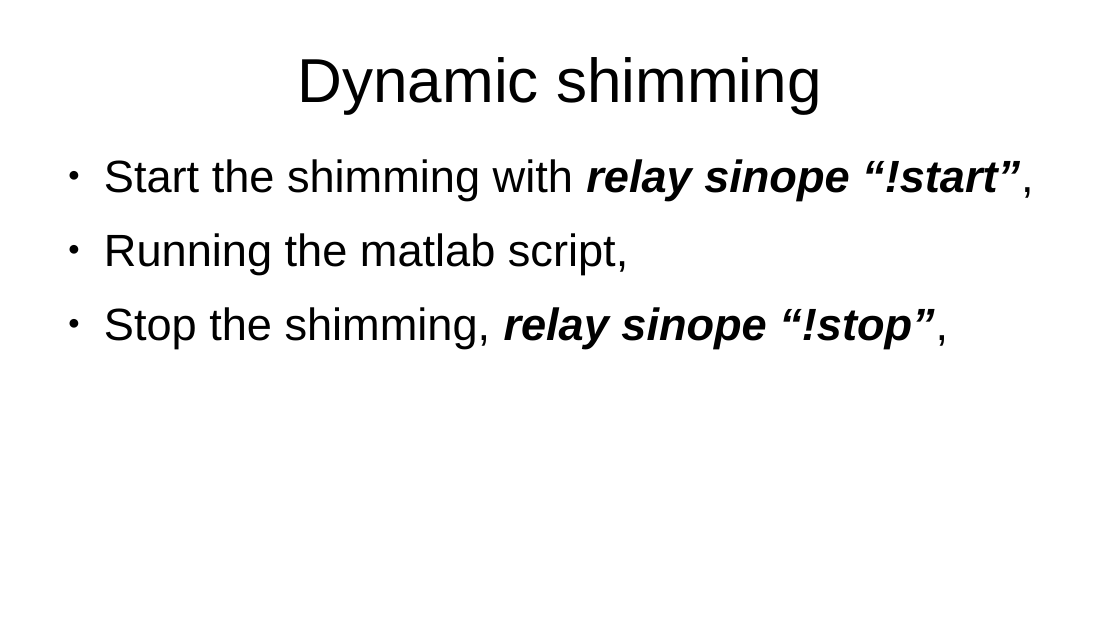
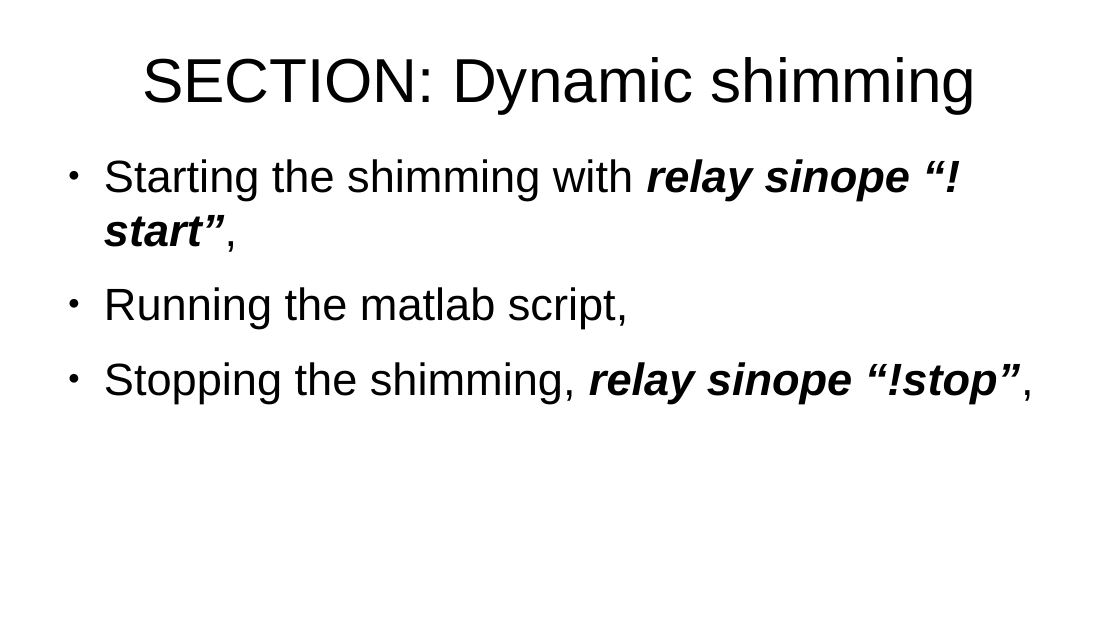
Before and after one commit to seventeenmagpie/skope-mrshim, a slide deck: slide 27 of shimmer/docs/user_guide_with_images.odp (slide 25 before the commit). Drawn at 1120x630 pixels with LibreOffice and Linux fonts; fonts in the diff are those of the drawing. Boxes give left, top, right and bottom in pixels: in the first picture for what was removed or moved away, otherwise in the second. Text is boxed around its words. In the diff, an @@ line names an element or a change of style, - is before the commit and + after.

Commit message:
Improved documentation:  - Made section starts more distinct (SECTION: ) and not like    instructions,  - Fixed typos, added hyperlinks,

```diff
--- a/shimmer/docs/user_guide_with_images.odp
+++ b/shimmer/docs/user_guide_with_images.odp
@@ title at box(142, 57, 977, 113): text changed @@
-Dynamic shimming
+SECTION: Dynamic shimming
@@ text at box(104, 159, 910, 252): text changed @@
-● Start the shimming with relay sinope “!start”,
+● Starting the shimming with relay sinope “!start”,
@@ text at box(104, 362, 1034, 403): text changed; bold off; italic off @@
-● Stop the shimming, relay sinope “!stop”,
+● Stopping the shimming, relay sinope “!stop”,
```
Also in this commit, not shown: 32 other slides changed, 3 slides added, 1 slide removed, 1 other file.
